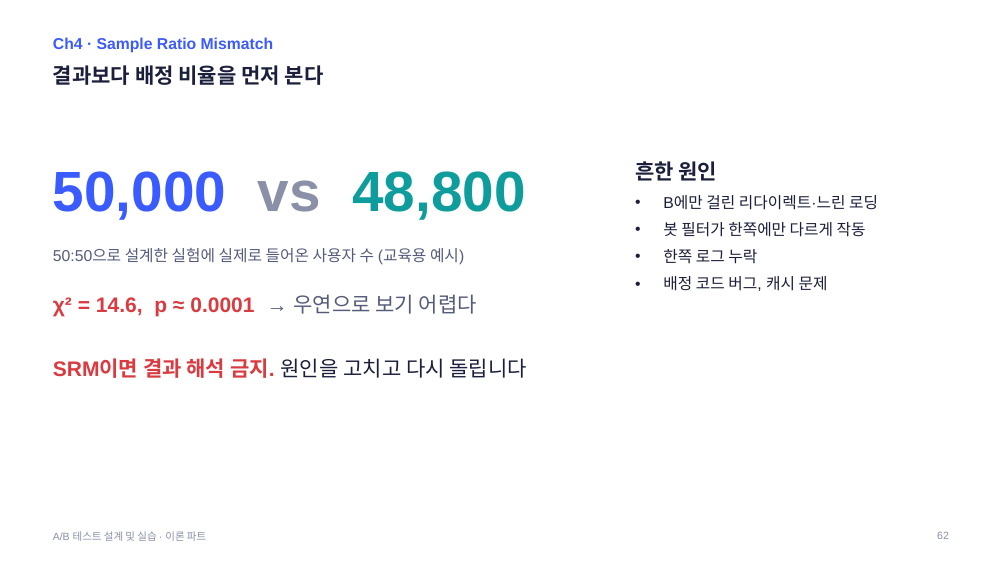
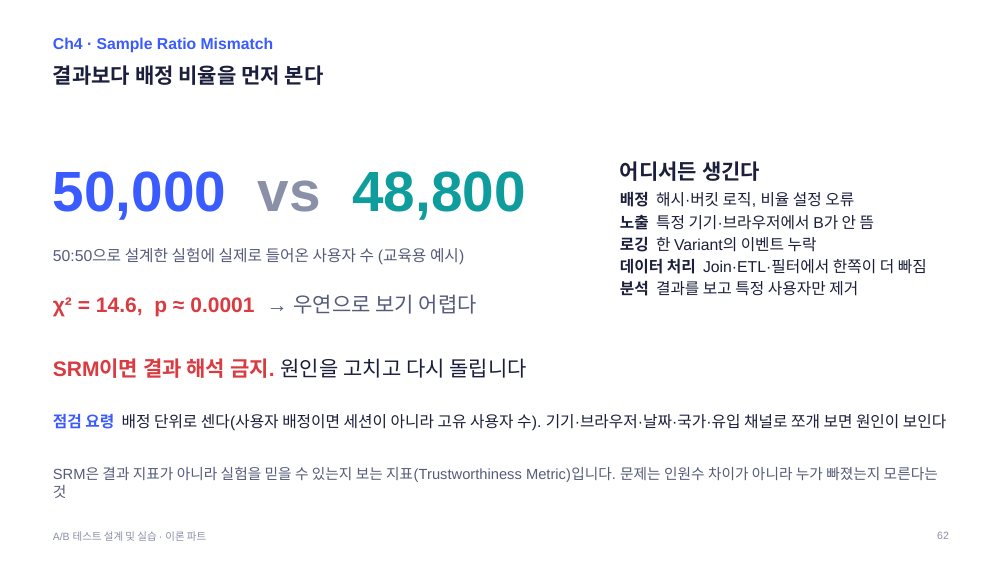
Before and after one commit to kkamret/quickmart-lab-rats, a slide deck: slide 62 of docs/lecture/ab-testing-theory.pptx. Drawn at 1008x567 pixels with LibreOffice and Linux fonts; fonts in the diff are those of the drawing. Boxes give left, top, right and bottom in pixels: in the first picture for what was removed or moved away, otherwise in the second. Text is boxed around its words. In the diff, an @@ line names an element or a change of style, - is before the commit and + after.

Commit message:
docs: 이론 PPT에 위키 실무 (2)의 겹치지 않는 내용 반영
- Ch4 SRM 슬라이드에 단계별 원인과 점검 요령 추가
- Sequential Testing 슬라이드에 설계 방법과 사후 전환 금지 추가
- 오염 신호 슬라이드에 생존 편향 예시 교체와 결과 이후 필터링 추가

Refs #10

```diff
--- a/docs/lecture/ab-testing-theory.pptx
+++ b/docs/lecture/ab-testing-theory.pptx
@@ text at [620,161,927,296]: text changed @@
-흔한 원인
-• B에만 걸린 리다이렉트·느린 로딩
-• 봇 필터가 한쪽에만 다르게 작동
-• 한쪽 로그 누락
-• 배정 코드 버그, 캐시 문제
+어디서든 생긴다
+배정 해시·버킷 로직, 비율 설정 오류
+노출 특정 기기·브라우저에서 B가 안 뜸
+로깅 한 Variant의 이벤트 누락
+데이터 처리 Join·ETL·필터에서 한쪽이 더 빠짐
+분석 결과를 보고 특정 사용자만 제거
@@ text added at [53,414,946,431], 15 pt, text #1B1F3B @@
+점검 요령 배정 단위로 센다(사용자 배정이면 세션이 아니라 고유 사용자 수). 기기·브라우저·날짜·국가·유입 채널로 쪼개 보면 원인이 보인다
@@ text added at [53,467,938,498], 14 pt, text #555C7A @@
+SRM은 결과 지표가 아니라 실험을 믿을 수 있는지 보는 지표(Trustworthiness Metric)입니다. 문제는 인원수 차이가 아니라 누가 빠졌는지 모른다는 것
```
Also in this commit, not shown: 2 other slides changed, 2 other files.
